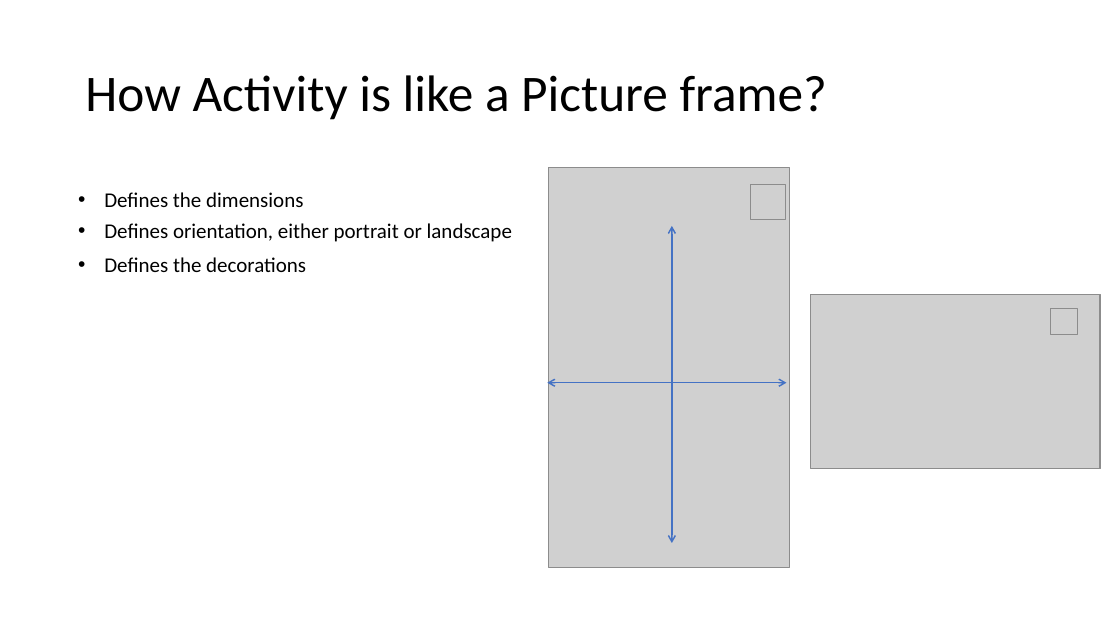
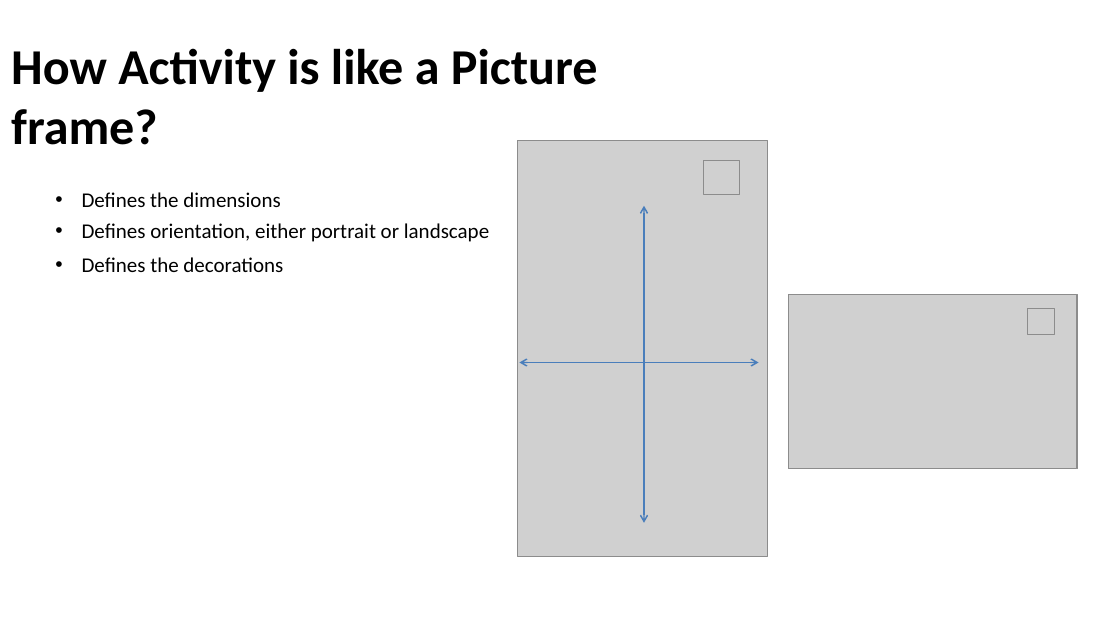
Before and after one commit to Batch-xx/Android-Lunch-Learn, a slide deck: slide 11 of slides/Android Studio_Activities_Fragments.pptx (slide 9 before the commit). Drawn at 1120x630 pixels with LibreOffice and Linux fonts; fonts in the diff are those of the drawing; grey boxes stand for pictures; background and template pictures are left out. Boxes give left, top, right and bottom in pixels: in the first picture for what was removed or moved away, otherwise in the second. Text is boxed around its words. In the diff, an @@ line names an element or a change of style, - is before the commit and + after.

Commit message:
Added activity lifecycle and template

```diff
--- a/slides/Android Studio_Activities_Fragments.pptx
+++ b/slides/Android Studio_Activities_Fragments.pptx
@@ title "How Activity is like a ...": place and size @@
-title "How Activity is like a ..." at box(85, 75, 827, 120)
+title "How Activity is like a ..." at box(11, 48, 598, 145)
@@ title "How Activity is like a ..." at box(11, 48, 598, 145): size 44 to 43 pt, bold on; line spacing 0.9 to 1 @@
@@ picture: place and size @@
-picture at box(549, 168, 789, 568)
+picture at box(518, 140, 768, 556)
@@ picture: place and size @@
-picture at box(750, 185, 786, 219)
+picture at box(704, 160, 740, 195)
@@ double arrow moved from (672, 226) - (672, 543) to (644, 206) - (644, 523) @@
@@ double arrow (644, 206) - (644, 523): stroke #4472C4 1.25 pt to #4B7EBC 1.25 pt @@
@@ 3 pictures, 3 texts: place and size @@
-3 pictures, 3 texts at box(104, 192, 1101, 469)
+3 pictures, 3 texts at box(82, 192, 1078, 469)
@@ double arrow moved from (548, 383) - (786, 383) to (519, 363) - (759, 363) @@
@@ double arrow (519, 363) - (759, 363): stroke #4472C4 1.25 pt to #4B7EBC 1.25 pt @@
```
Also in this commit, not shown: 11 other slides changed, 10 slides added, 1 slide removed, 2 other files.
